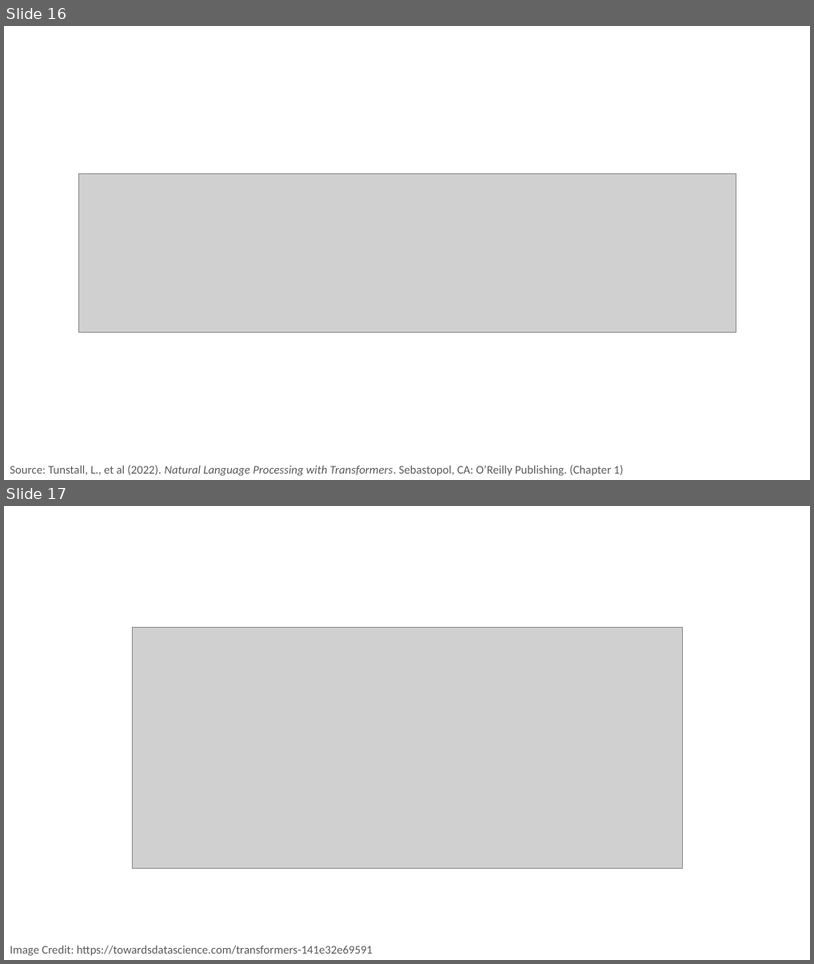
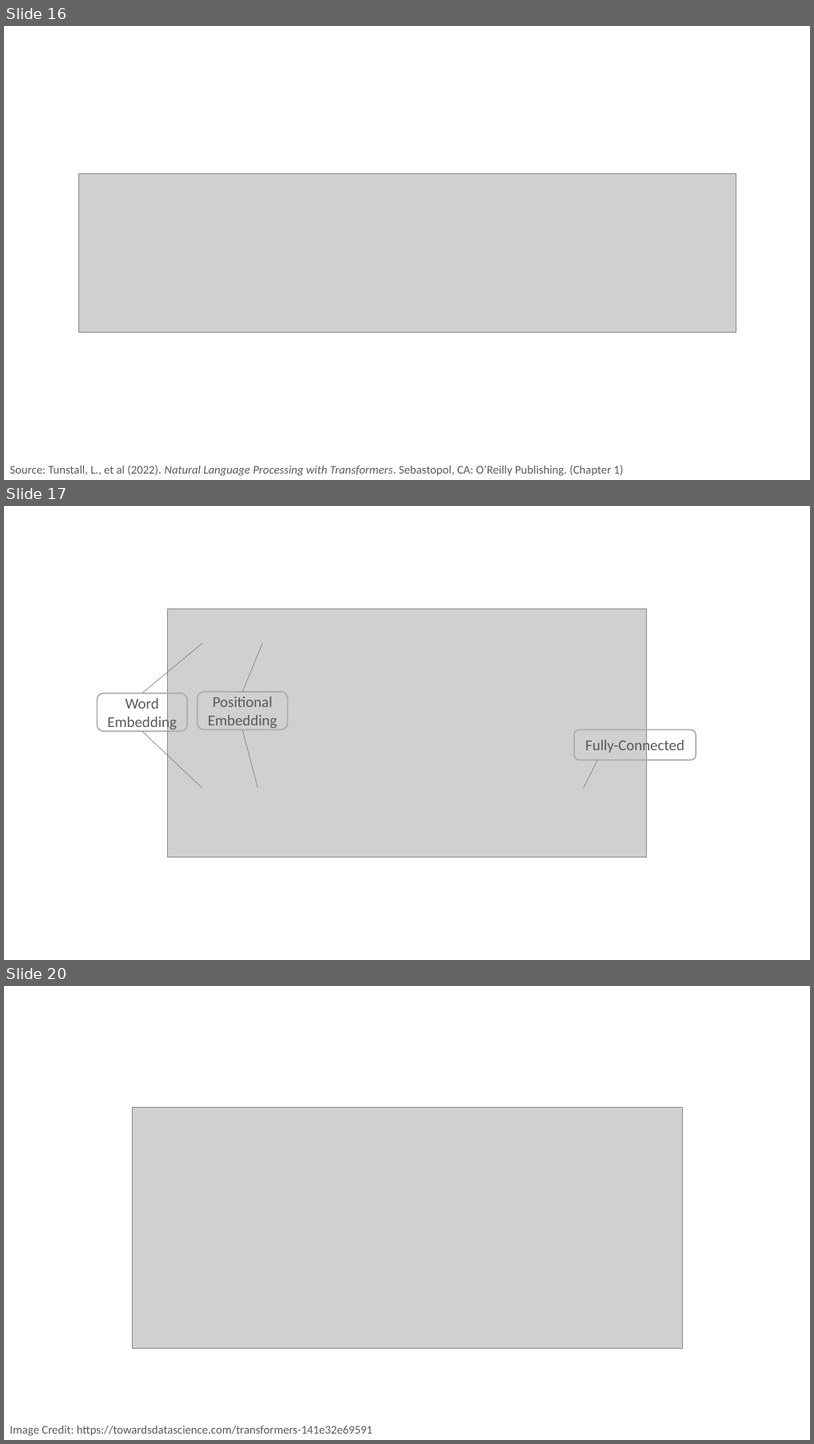
Before and after one commit to PracticumAI/transformers, a slide deck: presentations/02_transformers_attention.pptx. Shown one above the other, each under a label of ours: slides 16 and 17 before the commit, slides 16, 17 and 20 after it; the slides between them are not shown. The pictures are 814x964 and 814x1444 pixels, drawn with LibreOffice and Linux fonts; fonts in the diff are those of the drawing; grey boxes stand for pictures. Boxes give left, top, right and bottom in pixels: in the first picture for what was removed or moved away, otherwise in the second. Text is boxed around its words. In the diff, an @@ line names an element or a change of style, - is before the commit and + after.

```diff
--- a/presentations/02_transformers_attention.pptx
+++ b/presentations/02_transformers_attention.pptx
@@ slide 17 added at [4, 506, 810, 960], background #FFFFFF @@
@@ picture added at [168, 609, 647, 856] @@
@@ line added from (202, 644) to (142, 693), #767171 0.5 pt @@
@@ line added from (242, 692) to (262, 644), #767171 0.5 pt @@
@@ rounded rectangle added at [97, 693, 187, 731], outline #AFABAB 1.5 pt, 18 pt, text #595959 @@
+Word Embedding
@@ rounded rectangle added at [198, 692, 288, 730], outline #AFABAB 1.5 pt, 18 pt, text #595959 @@
+Positional Embedding
@@ line added from (202, 788) to (142, 731), #767171 0.5 pt @@
@@ line added from (242, 730) to (258, 788), #767171 0.5 pt @@
@@ rounded rectangle added at [574, 730, 696, 760], outline #AFABAB 1.5 pt, 18 pt, text #595959 @@
+Fully-Connected
@@ line added from (584, 788) to (598, 760), #767171 0.5 pt @@
@@ what was slide 17 is now slide 20 @@
```
Also in this commit, not shown: 1 slide changed, 2 other slides added, 3 slides removed.
